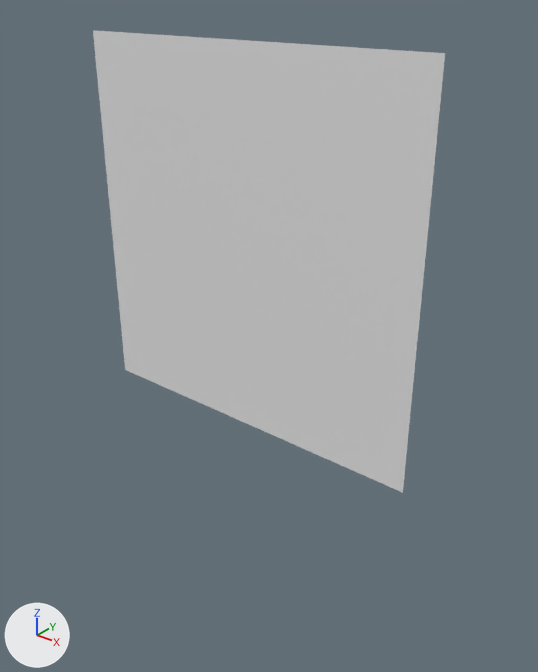
The OBJ model Assets/Tiled2Unity/Meshes/DevelopmentDungeon.obj: old version first, new version second.
Before and after are seen from a 50 mm camera at (1355.0, -2756.0, 268.0) aimed at (-929.0, 98.0, -1502.0). The lights are fixed; the arrows at lower left show +X, +Y and +Z. Where no turn or scale is listed for an object, it has been applied to the vertices.

The first picture shows 'DevelopmentDungeon'.
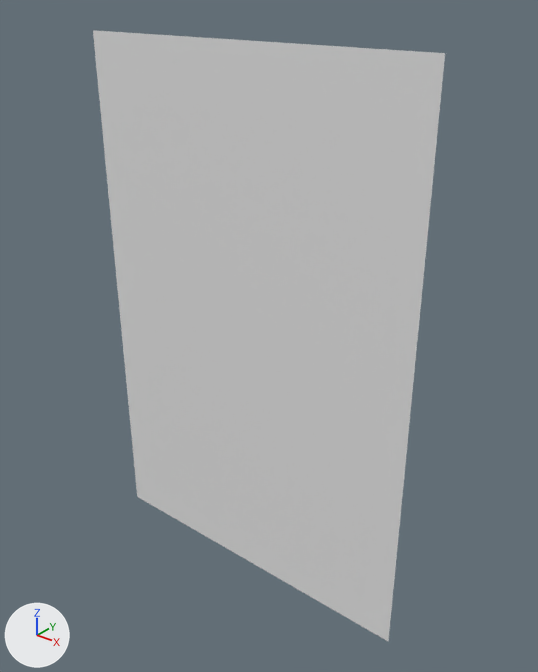
Pixel boxes [x1, y1, x2, y2] of what changed, in the pictures (538 x 672 px):
'DevelopmentDungeon', reshaped (32% taller): before [93, 30, 445, 493]; after [93, 30, 445, 641]
part 1 of me_developmentdungeon, added: after [125, 370, 403, 641]

Diff of the bpy script that builds the scene:
```diff
--- a/Assets/Tiled2Unity/Meshes/DevelopmentDungeon.obj.py
+++ b/Assets/Tiled2Unity/Meshes/DevelopmentDungeon.obj.py
@@ me_developmentdungeon @@
 # used by ob_developmentdungeon; location = (0.0, 0.0, 0.0)
-me_developmentdungeon.from_pydata(...)  # 4225 vertices, 4096 faces; spans x -2048.0..0.0, y 0.0, z -2048.0..0.0
+me_developmentdungeon.from_pydata(...)  # 6305 vertices, 6144 faces; spans x -2048.0..0.0, y 0.0, z -3072.0..0.0
+# me_developmentdungeon part 1: 2080 vertices added at x -2048.0..0.0, y 0.0, z -3072.0..-2080.0
```
